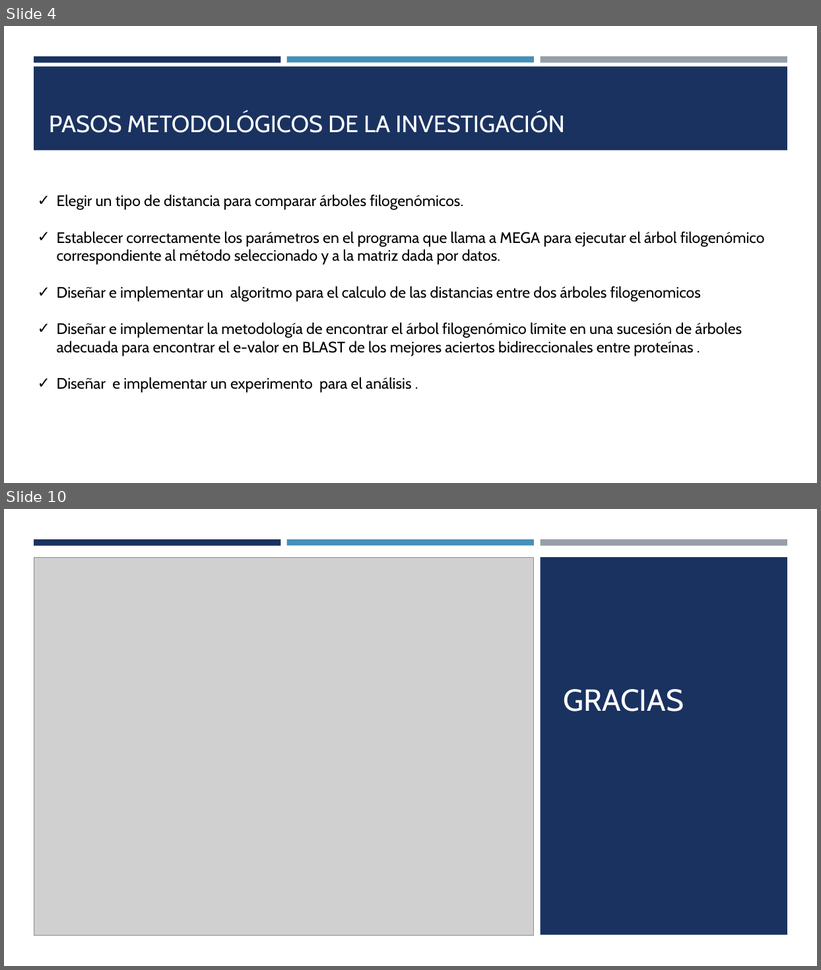
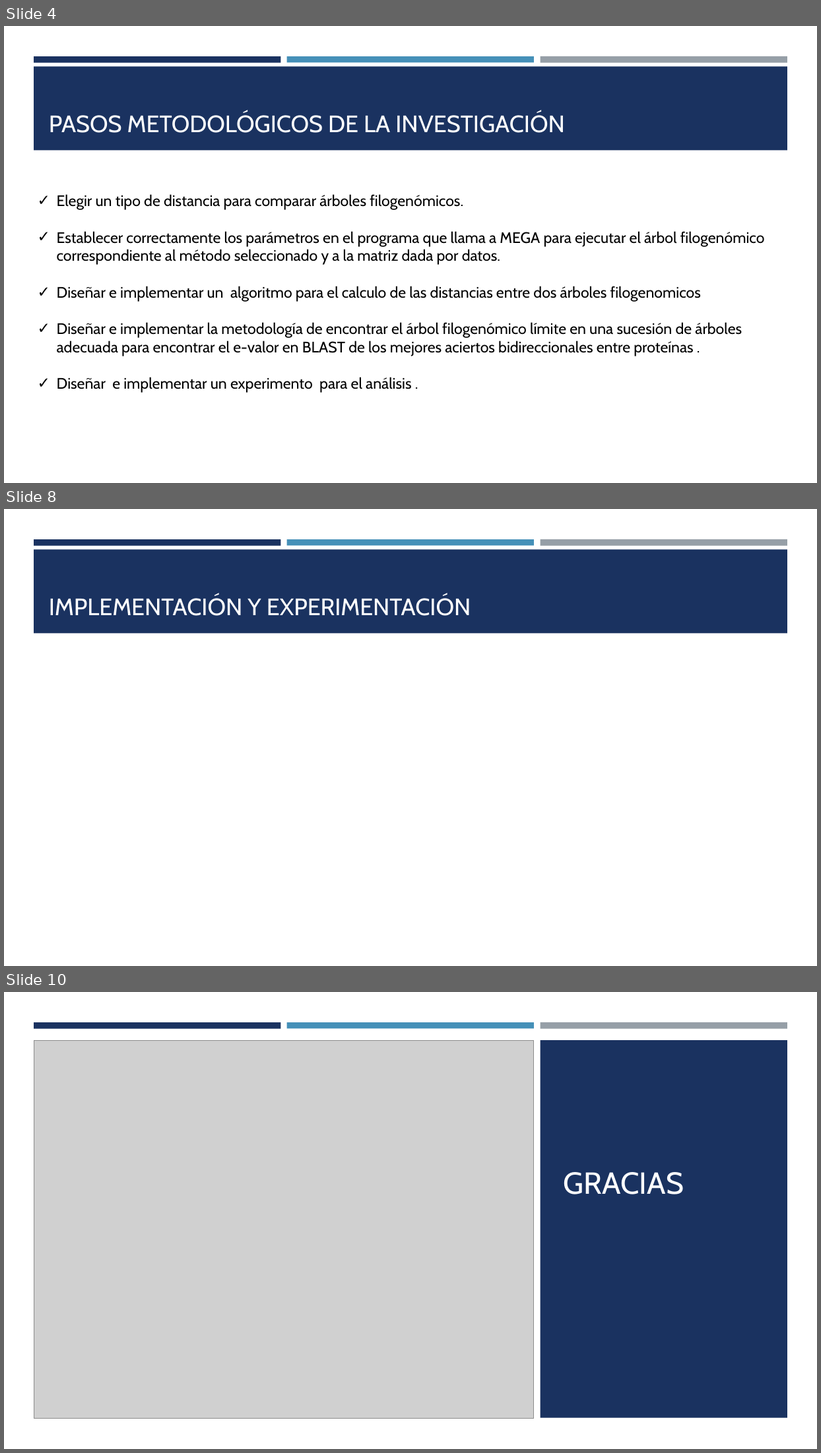
Before and after one commit to Vitali22/tesis, a slide deck: DocumentosTesina/Presentación.pptx. Shown one above the other, each under a label of ours: slides 4 and 10 before the commit, slides 4, 8 and 10 after it; the slides between them are not shown. The pictures are 821x970 and 821x1453 pixels, drawn with LibreOffice and Linux fonts; fonts in the diff are those of the drawing; grey boxes stand for pictures. Boxes give left, top, right and bottom in pixels: in the first picture for what was removed or moved away, otherwise in the second. Text is boxed around its words. In the diff, an @@ line names an element or a change of style, - is before the commit and + after.

```diff
--- a/DocumentosTesina/Presentación.pptx
+++ b/DocumentosTesina/Presentación.pptx
@@ slide 8 added at (4,509,817,966), background #FFFFFF; not listed: 4 template elements that a slide beside it also shows @@
@@ title added at (49,595,471,616), 28 pt, text #FFFFFF @@
+IMPLEMENTACIÓN Y EXPERIMENTACIÓN
```
Also in this commit, not shown: 1 slide changed, 3 other slides added, 4 slides removed, 7 other files.
